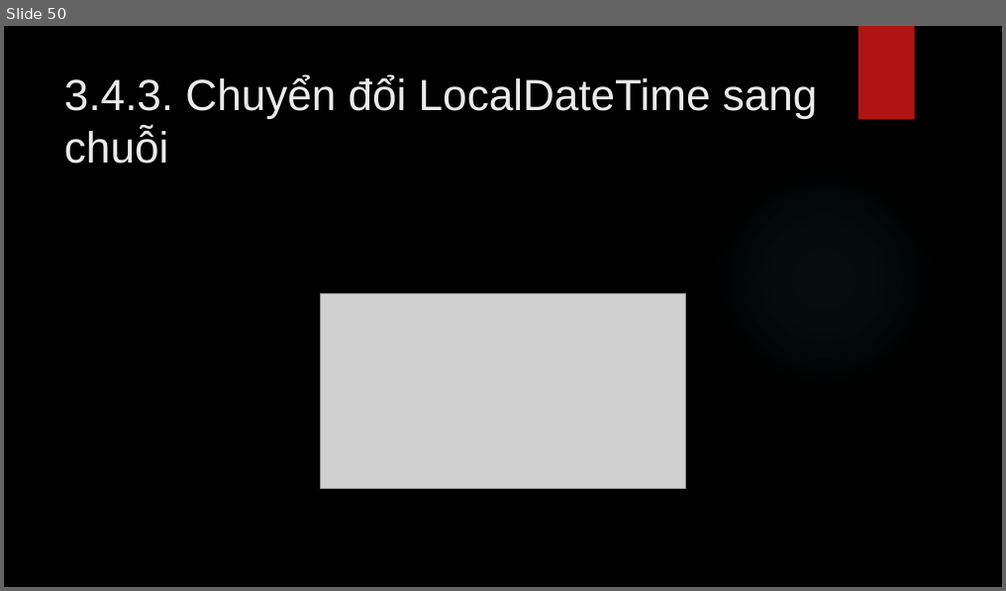
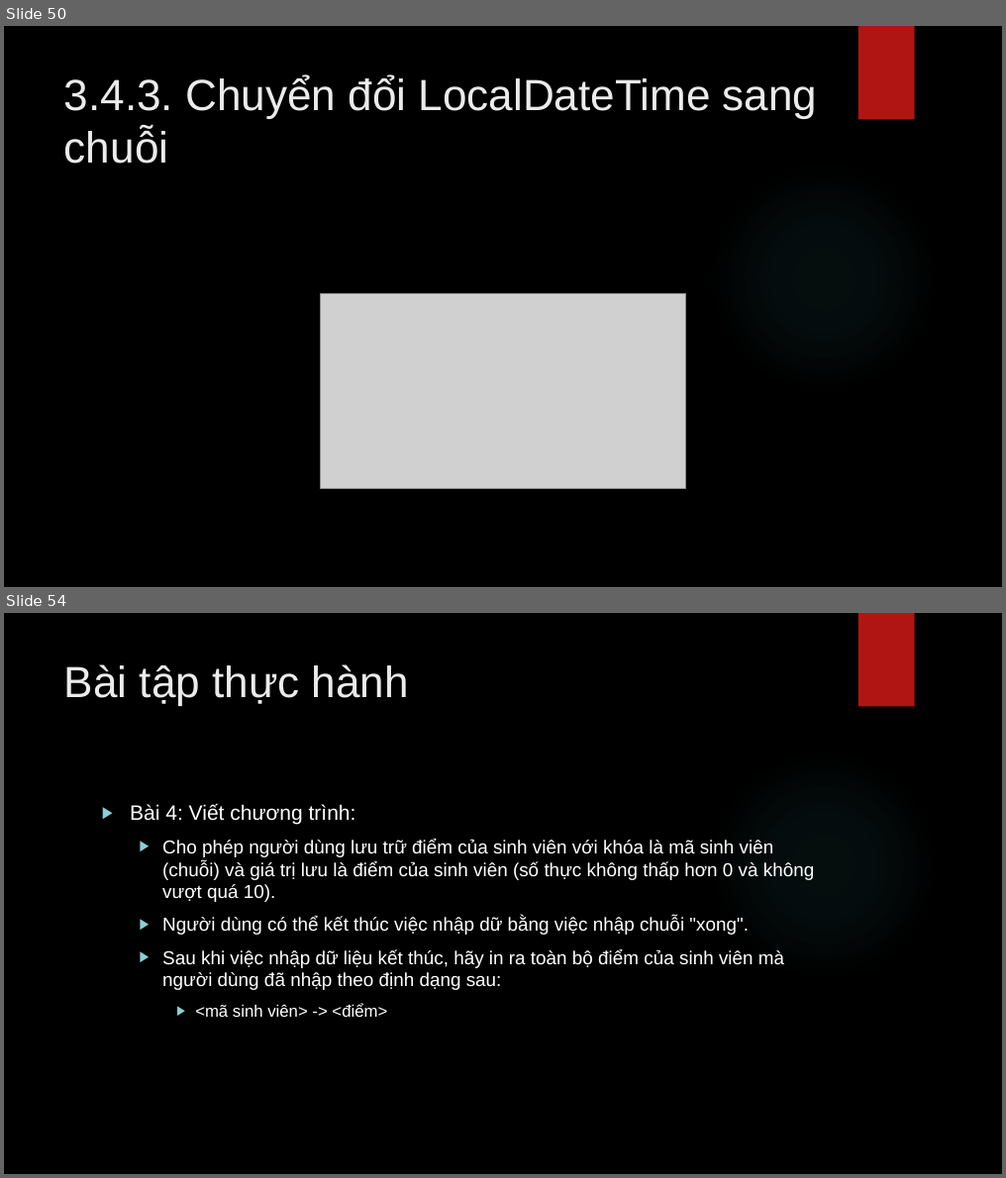
Before and after one commit to lequochai26/GDUTraining_Basic_Java_Web_Development, a slide deck: Slides/Day_4_2.pptx. Shown one above the other, each under a label of ours: slide 50 before the commit, slides 50 and 54 after it; the slides between them are not shown. The pictures are 1006x591 and 1006x1178 pixels, drawn with LibreOffice and Linux fonts; fonts in the diff are those of the drawing; grey boxes stand for pictures; background and template pictures are left out. Boxes give left, top, right and bottom in pixels: in the first picture for what was removed or moved away, otherwise in the second. Text is boxed around its words. In the diff, an @@ line names an element or a change of style, - is before the commit and + after.

```diff
--- a/Slides/Day_4_2.pptx
+++ b/Slides/Day_4_2.pptx
@@ slide 54 added at <box>4,613,1002,1174</box>, background picture (left out); not listed: 2 template elements that a slide beside it also shows @@
@@ title added at <box>64,664,409,705</box>, 42 pt, text #EBEBEB @@
+Bài tập thực hành
@@ text added at <box>130,804,814,1017</box>, 18 pt, text #FFFFFF @@
+▶ Bài 4: Viết chương trình:
+  ▶ Cho phép người dùng lưu trữ điểm của sinh viên với khóa là mã sinh viên (chuỗi) và giá trị lưu là điểm của sinh viên (số thực không thấp hơn 0 và không vượt quá 10).
+  ▶ Người dùng có thể kết thúc việc nhập dữ bằng việc nhập chuỗi "xong".
+  ▶ Sau khi việc nhập dữ liệu kết thúc, hãy in ra toàn bộ điểm của sinh viên mà người dùng đã nhập theo định dạng sau:
+    ▶ <mã sinh viên> -> <điểm>
```
Also in this commit, not shown: 11 other slides added.
